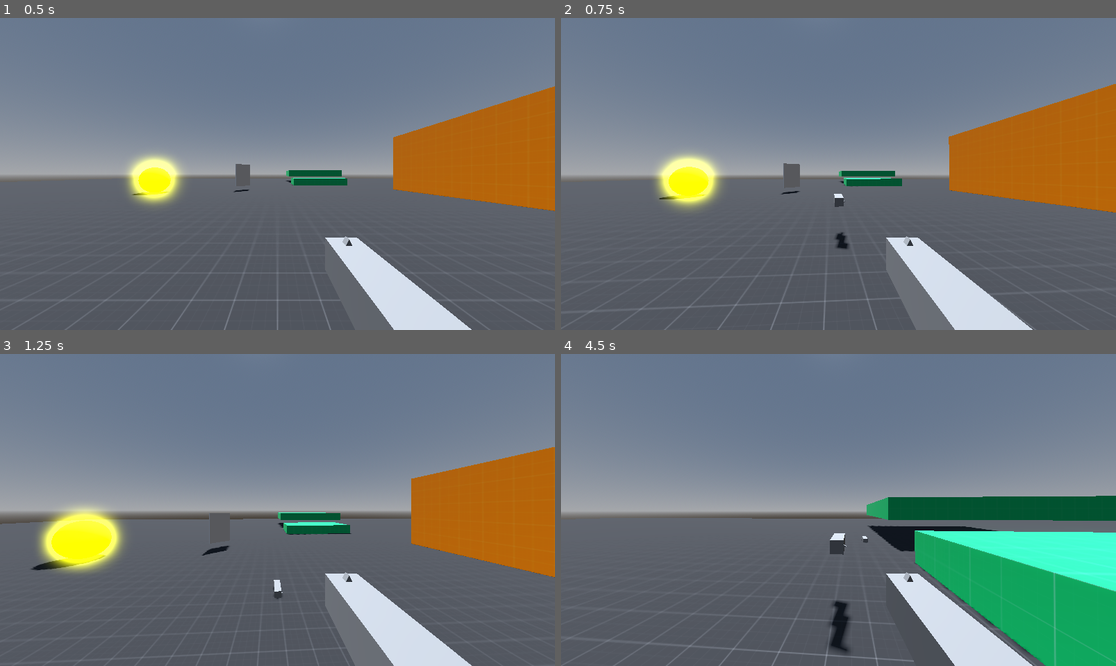
Above: before the commit, frames 1-4 (two rows, left to right).
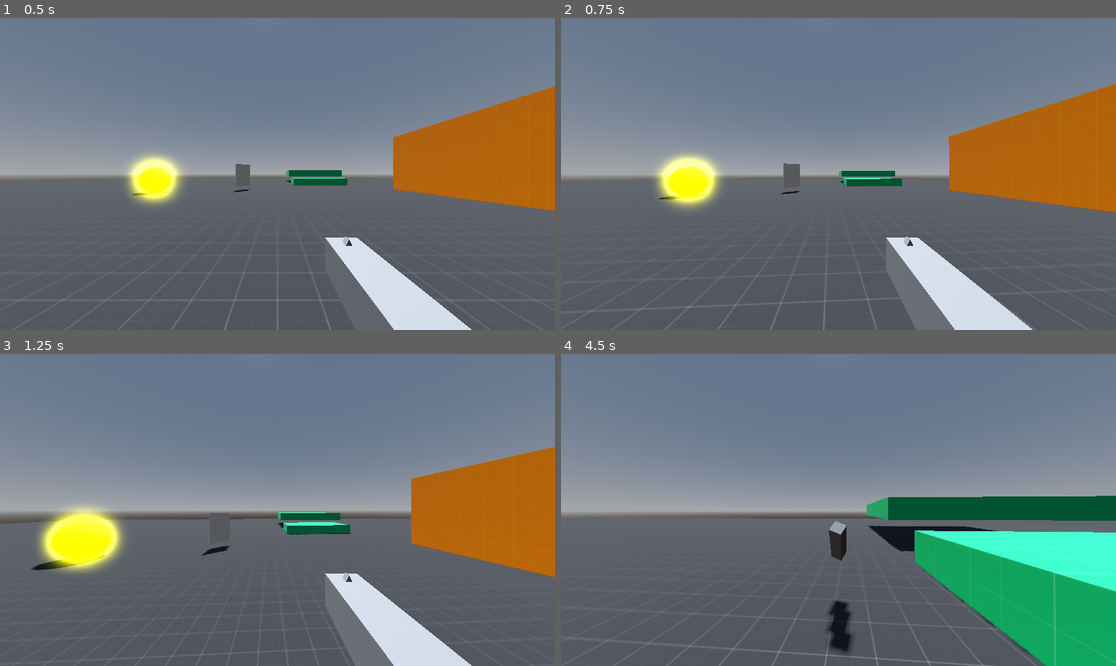
Above: after the commit, the same moments.

Repository: sam0622/fps
Game: Godot game, scene res://src/scenes/levels/testing_ground.tscn
Same seed, same stepped clock (60 frames per second), same inputs: the game is played once before the commit and once after it.
Inputs (mouse positions are in pixels of both pictures, inside the frame that each line leads up to):
- Up to frame 1 (0.5 s): no input
- Up to frame 2 (0.75 s): move the mouse to (866, 174) at 0.52 s; press the mouse at (866, 174) at 0.53 s; hold W (moveUp) from 0.53 s (still down)
- Up to frame 3 (1.25 s): keep holding W (moveUp); tap Space (Jump) at 0.77 s
- Up to frame 4 (4.5 s): keep holding W (moveUp); move the mouse to (810, 510) at 1.27 s; release the mouse at (810, 510) at 1.28 s; click (810, 510) at 1.35 s; tap Space (Jump) at 1.52, 3.02, 3.77 s; move the mouse to (849, 503) at 2.02 s; press the mouse at (849, 503) at 2.03 s; move the mouse to (832, 516) at 2.77 s; release the mouse at (832, 516) at 2.78 s; click (832, 516) at 2.85 s; move the mouse to (877, 513) at 3.52 s; press the mouse at (877, 513) at 3.53 s; move the mouse to (794, 506) at 4.27 s; release the mouse at (794, 506) at 4.28 s; click (794, 506) at 4.35 s

Frame 1 is identical in both runs. In frame 2, 0.2% of the frame differs, in the area x 49-52%, y 56-75%; in frame 3, less than 0.1%; in frame 4, 3.4%, in the area x 48-85%, y 53-100%.

Commit message:
fixed throwing again\

Diff:
--- a/src/scenes/guns/gun.tscn
+++ b/src/scenes/guns/gun.tscn
@@ -13,7 +13,6 @@
 
 [node name="Gun" type="Node3D"]
 script = ExtResource("1_4oid1")
-ammo = 0
 metadata/_custom_type_script = "uid://hardpka2ghju"
 
 [node name="Cooldown" type="Timer" parent="."]
--- a/src/scenes/guns/thrown_gun.tscn
+++ b/src/scenes/guns/thrown_gun.tscn
@@ -3,8 +3,7 @@
 [ext_resource type="Script" uid="uid://cxjtpy6rrn0fr" path="res://src/scripts/thrown_gun.gd" id="1_t4scm"]
 
 [sub_resource type="PhysicsMaterial" id="PhysicsMaterial_t4scm"]
-bounce = 1.0
-absorbent = true
+bounce = 0.25
 
 [sub_resource type="BoxMesh" id="BoxMesh_t4scm"]
 size = Vector3(0.75, 0.2, 0.2)
--- a/src/scripts/gun.gd
+++ b/src/scripts/gun.gd
@@ -14,7 +14,7 @@
 	EMPTY,
 }
 
-# Unused for the time being, may implement it later
+## Unused
 enum FireMode {
 	SINGLE,
 	BURST,
@@ -34,7 +34,6 @@
 
 @export var damage := 10
 @export var fire_cooldown := 0.35
-@export var throw_scene: PackedScene
 @export var fire_mode: FireMode
 @export var position_offset: Vector3
 
@@ -130,7 +129,8 @@
 func throw() -> void:
 	var instance := thrown_gun_scene.instantiate()
 	GameManager.main.add_child(instance)
-	#player.unequip_gun()
+	player.unequip_gun()
+
 
 func _on_cooldown_timeout() -> void:
 	state = GunState.IDLE
--- a/src/scripts/thrown_gun.gd
+++ b/src/scripts/thrown_gun.gd
@@ -11,9 +11,10 @@
 
 func _ready() -> void:
 	global_position = player.throw_marker.global_position
-	rotation.z = player.current_gun.rotation.z
+	rotation = player.current_gun.global_rotation
+	rotation.z = 45
 	apply_central_impulse(-player.throw_marker.global_transform.basis.z * forward_velocity)
-	#angular_velocity = Vector3(10, 10, 10)
+	angular_velocity = Vector3(randi_range(-10, 10), 0, randi_range(-10, 10))
 	sleeping = false
 
 
@@ -37,4 +38,3 @@
 	else:
 		bounced = true
 		linear_velocity *= 0.7
-		linear_velocity = -linear_velocity
